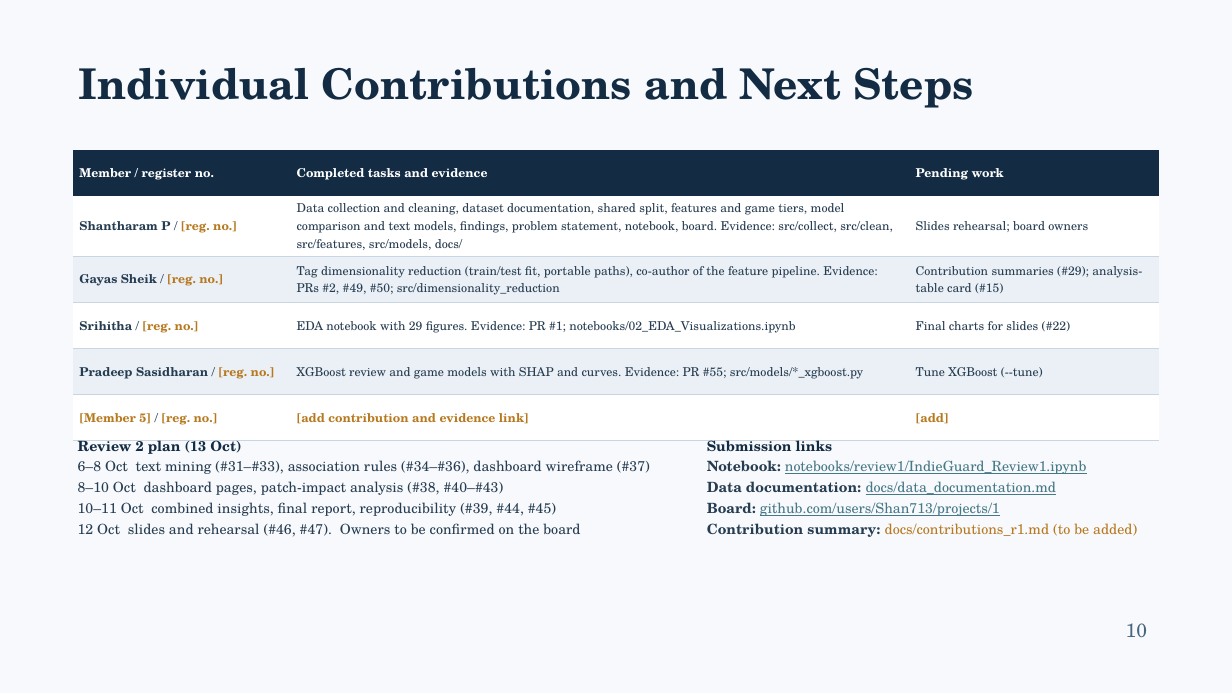
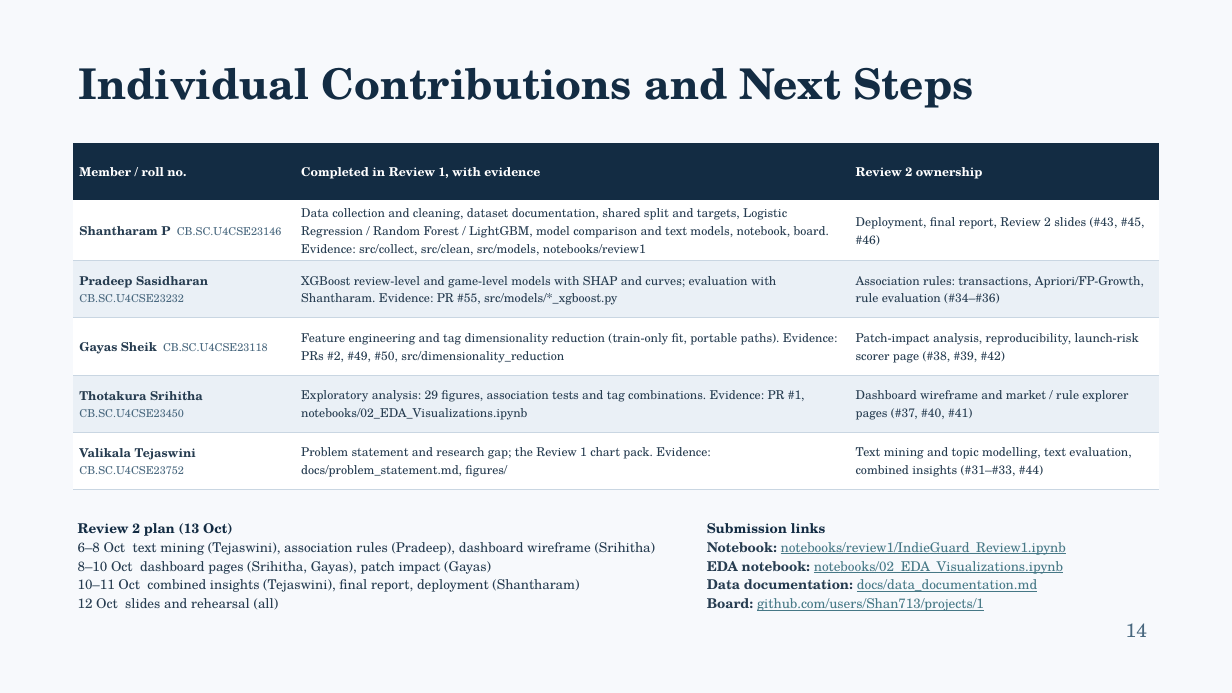
Before and after one commit to Shan713/IndieGuard, a slide deck: slide 14 of slides/review1.pptx (slide 10 before the commit). Drawn at 1232x693 pixels with LibreOffice and Linux fonts; fonts in the diff are those of the drawing. Boxes give left, top, right and bottom in pixels: in the first picture for what was removed or moved away, otherwise in the second. Text is boxed around its words. In the diff, an @@ line names an element or a change of style, - is before the commit and + after.

Commit message:
Slides: add four EDA slides, team details and owners, takeaway bars

```diff
--- a/slides/review1.pptx
+++ b/slides/review1.pptx
@@ table at (73,143,1159,487) @@
-row 1: Member / register no. | Completed tasks and evidence | Pending work
+row 1: Member / roll no. | Completed in Review 1, with evidence | Review 2 ownership
-row 2: Shantharam P / [reg. no.] | Data collection and cleaning, dataset documentation, shared split, features and game tiers, model comparison and text models, findings, problem statement, notebook, board. Evidence: src/collect, src/clean, src/features, src/models, docs/ | Slides rehearsal; board owners
+row 2: Shantharam P CB.SC.U4CSE23146 | Data collection and cleaning, dataset documentation, shared split and targets, Logistic Regression / Random Forest / LightGBM, model comparison and text models, notebook, board. Evidence: src/collect, src/clean, src/models, notebooks/review1 | Deployment, final report, Review 2 slides (#43, #45, #46)
-row 3: Gayas Sheik / [reg. no.] | Tag dimensionality reduction (train/test fit, portable paths), co-author of the feature pipeline. Evidence: PRs #2, #49, #50; src/dimensionality_reduction | Contribution summaries (#29); analysis-table card (#15)
+row 3: Pradeep Sasidharan CB.SC.U4CSE23232 | XGBoost review-level and game-level models with SHAP and curves; evaluation with Shantharam. Evidence: PR #55, src/models/*_xgboost.py | Association rules: transactions, Apriori/FP-Growth, rule evaluation (#34–#36)
-row 4: Srihitha / [reg. no.] | EDA notebook with 29 figures. Evidence: PR #1; notebooks/02_EDA_Visualizations.ipynb | Final charts for slides (#22)
+row 4: Gayas Sheik CB.SC.U4CSE23118 | Feature engineering and tag dimensionality reduction (train-only fit, portable paths). Evidence: PRs #2, #49, #50, src/dimensionality_reduction | Patch-impact analysis, reproducibility, launch-risk scorer page (#38, #39, #42)
-row 5: Pradeep Sasidharan / [reg. no.] | XGBoost review and game models with SHAP and curves. Evidence: PR #55; src/models/*_xgboost.py | Tune XGBoost (--tune)
+row 5: Thotakura Srihitha CB.SC.U4CSE23450 | Exploratory analysis: 29 figures, association tests and tag combinations. Evidence: PR #1, notebooks/02_EDA_Visualizations.ipynb | Dashboard wireframe and market / rule explorer pages (#37, #40, #41)
-row 6: [Member 5] / [reg. no.] | [add contribution and evidence link] | [add]
+row 6: Valikala Tejaswini CB.SC.U4CSE23752 | Problem statement and research gap; the Review 1 chart pack. Evidence: docs/problem_statement.md, figures/ | Text mining and topic modelling, text evaluation, combined insights (#31–#33, #44)
@@ table: place and size @@
-table at (73,150,1159,429)
+table at (73,143,1159,487)
@@ text "Review 2 plan (13 Oct)": place and size @@
-text "Review 2 plan (13 Oct)" at (78,440,650,536)
+text "Review 2 plan (13 Oct)" at (78,523,656,610)
@@ text at (78,523,233,536): size 11 to 10.5 pt in "Review 2 plan (13 Oct)"; less space between paragraphs @@
@@ text "Submission links": place and size @@
-text "Submission links" at (707,440,1137,537)
+text "Submission links" at (707,523,1066,611)
@@ text at (707,523,1137,537): paragraph removed @@
-Contribution summary: docs/contributions_r1.md (to be added)
@@ text at (707,523,1066,611): size 11 to 10.5 pt in "Submission links", "Notebook: notebooks/review1/IndieGuard_Review1.ipynb", "Data documentation: docs/data_documentation.md", "Board: github.com/users/Shan713/projects/1"; less space between paragraphs @@
@@ text at (78,542,656,610): text changed; size 11 to 10.5 pt @@
-6–8 Oct text mining (#31–#33), association rules (#34–#36), dashboard wireframe (#37)
-8–10 Oct dashboard pages, patch-impact analysis (#38, #40–#43)
-10–11 Oct combined insights, final report, reproducibility (#39, #44, #45)
-12 Oct slides and rehearsal (#46, #47). Owners to be confirmed on the board
+6–8 Oct text mining (Tejaswini), association rules (Pradeep), dashboard wireframe (Srihitha)
+8–10 Oct dashboard pages (Srihitha, Gayas), patch impact (Gayas)
+10–11 Oct combined insights (Tejaswini), final report, deployment (Shantharam)
+12 Oct slides and rehearsal (all)
@@ text at (707,561,1063,574): paragraph added @@
+EDA notebook: notebooks/02_EDA_Visualizations.ipynb
@@ text at (1126,623,1147,637): text changed @@
-10
+14
```
Also in this commit, not shown: 8 other slides changed, 4 slides added.
